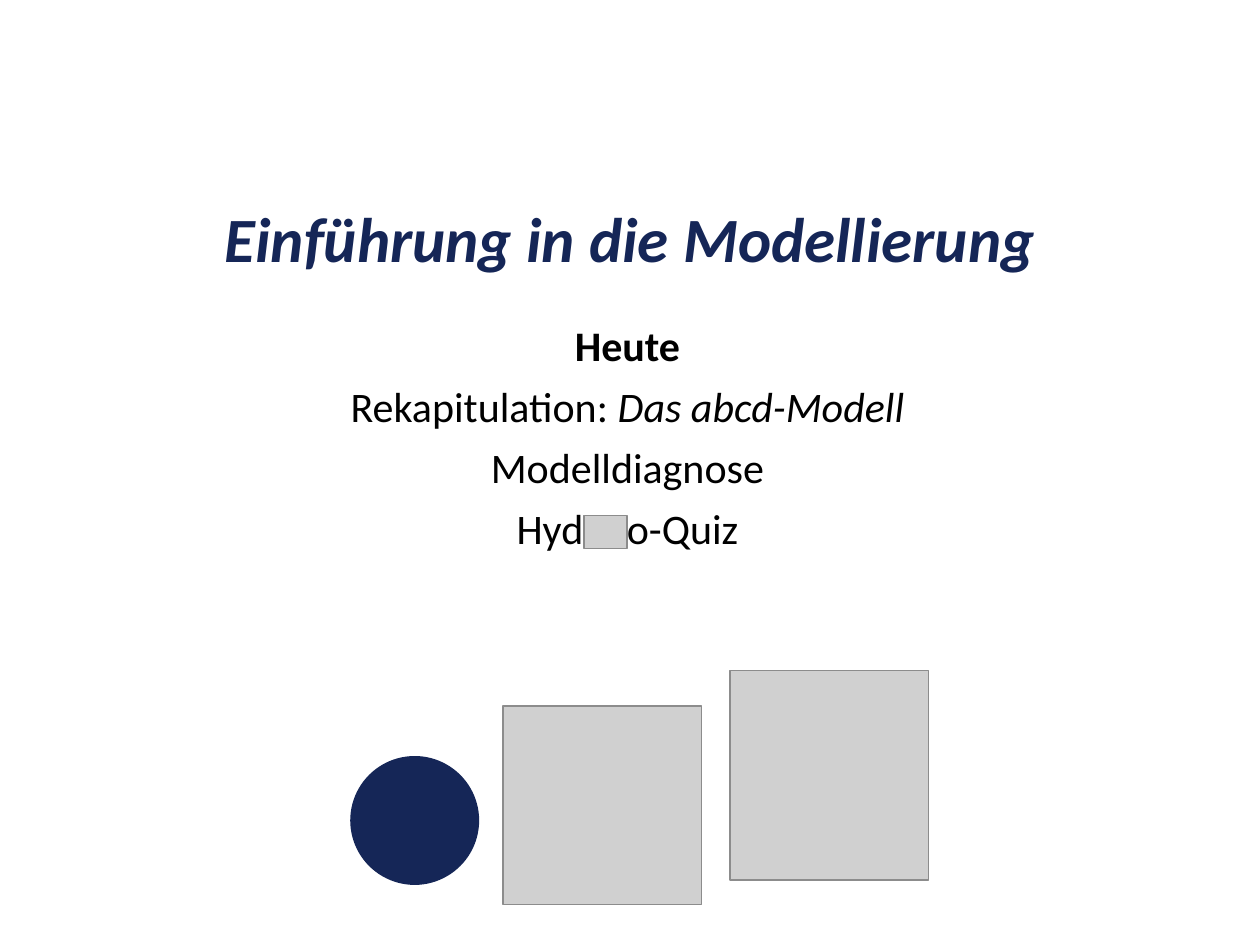
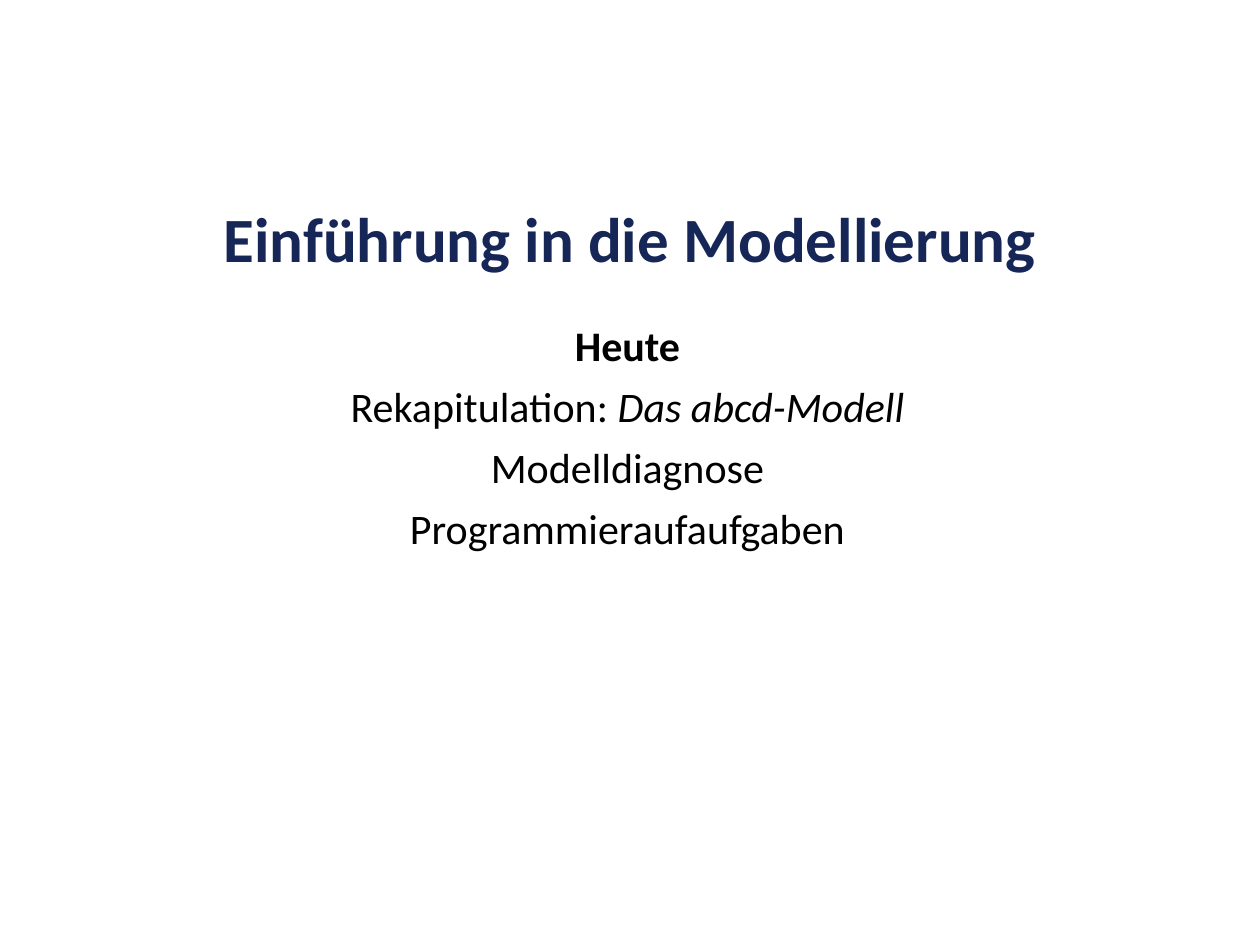
Before and after one commit to heistermann/Einf_Modellierung, a slide deck: slide 2 of Termin_6/folien/UebungModellierung#6.odp (slide 3 before the commit). Drawn at 1260x945 pixels with LibreOffice and Linux fonts; fonts in the diff are those of the drawing; grey boxes stand for pictures. Boxes give left, top, right and bottom in pixels: in the first picture for what was removed or moved away, otherwise in the second. Text is boxed around its words. In the diff, an @@ line names an element or a change of style, - is before the commit and + after.

```diff
--- a/Termin_6/folien/UebungModellierung#6.odp
+++ b/Termin_6/folien/UebungModellierung#6.odp
@@ text "Einführung in die Modellierung" at box(224, 217, 1035, 273): italic off @@
@@ text at box(410, 514, 845, 552): text changed @@
-Hyd o-Quiz
+Programmieraufaufgaben
@@ picture removed at box(583, 515, 626, 548) @@
@@ picture removed at box(730, 670, 927, 879) @@
@@ picture removed at box(503, 706, 702, 905) @@
@@ ellipse removed at box(350, 756, 479, 885) @@
```
Also in this commit, not shown: 5 other slides changed, 2 slides removed, 21 other files.
